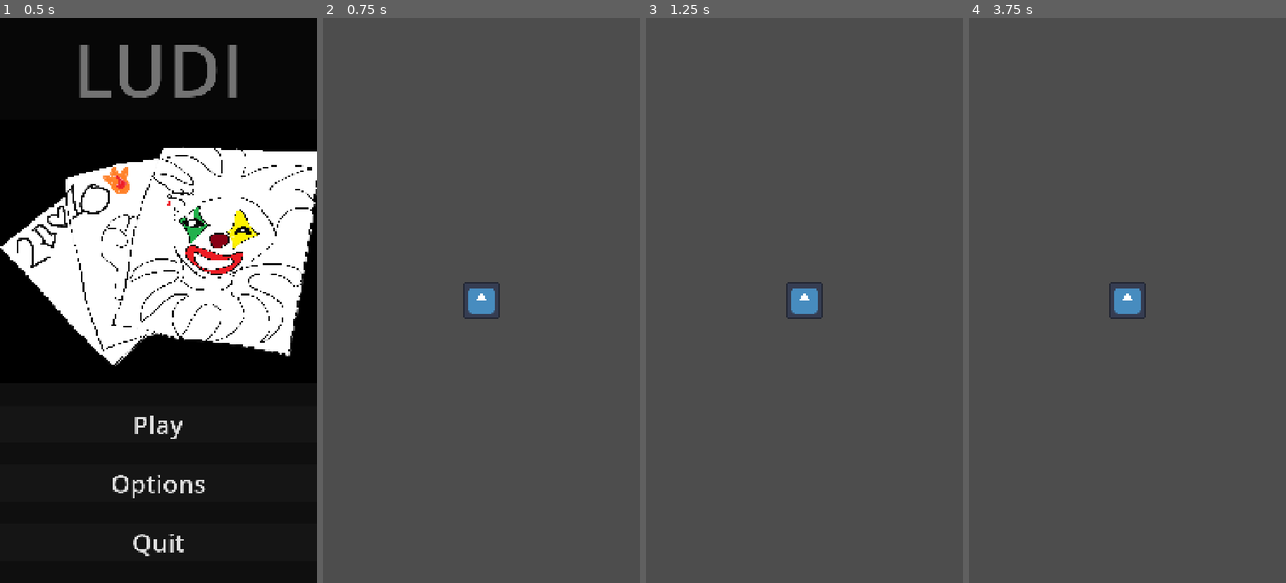
Above: before the commit, frames 1-4 (left to right).
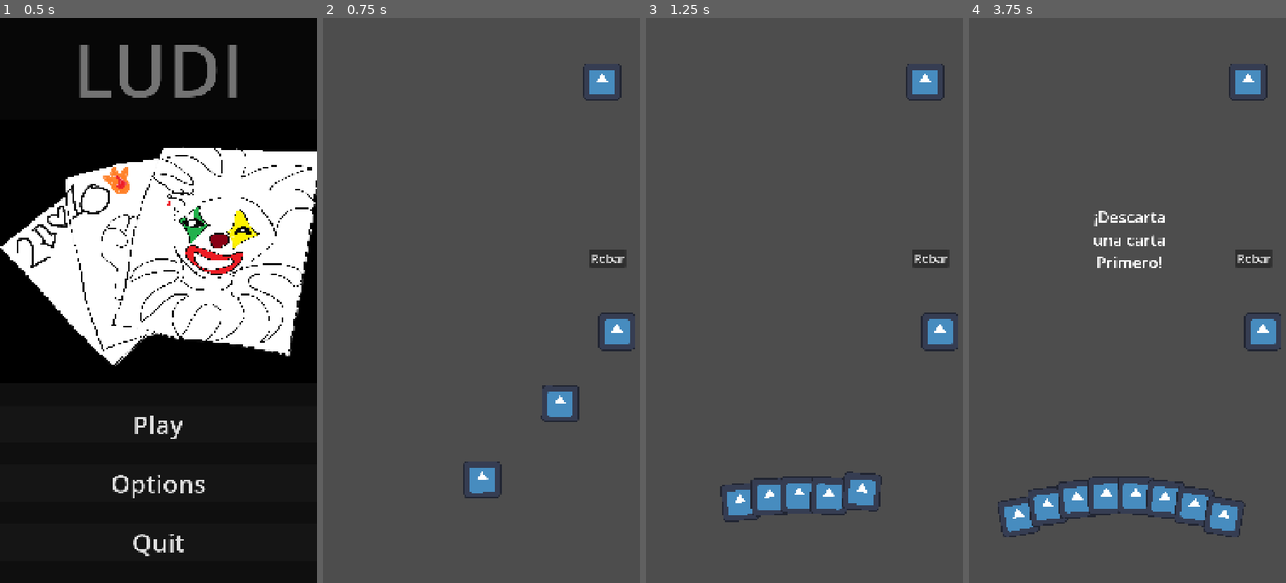
Above: after the commit, the same moments.

Repository: Marckycat/game-small-ludi-
Game: Godot game, scene res://Escenas/MainMenu.tscn
Same seed, same stepped clock (60 frames per second), same inputs: the game is played once before the commit and once after it. The engine's default icon, where the game draws it, is replaced by a stand-in: a white triangle on a blue panel in a dark square.
Inputs (mouse positions are in pixels of both pictures, inside the frame that each line leads up to):
- Up to frame 1 (0.5 s): no input
- Up to frame 2 (0.75 s): click "Play" at 0.5 s
- Up to frame 3 (1.25 s): no input
- Up to frame 4 (3.75 s): click (1254, 260) at 1.25 s, where only the run after the commit has a clickable "Robar"; click (1254, 260) at 2 s, where only the run after the commit has a clickable "Robar"; click (1254, 260) at 2.75 s, where only the run after the commit has a clickable "Robar"; tap Enter at 3.5 s; move the mouse to (1127, 300) at 3.52 s; click (1127, 300) at 3.67 s

Frame 1 is identical in both runs. In frame 2, 2.6% of the frame differs, in the area x 44-99%, y 8-85%; in frame 3, 3.8%; in frame 4, 5.6%, in the area x 9-99%, y 8-92%.

Commit message:
Avance del juego

Diff:
--- a/Escenas/Test_gameplay.tscn
+++ b/Escenas/Test_gameplay.tscn
@@ -1,14 +1,80 @@
 [gd_scene format=3 uid="uid://cypjfggj3iyct"]
 
 [ext_resource type="PackedScene" uid="uid://xcg445254h8b" path="res://Assets/Prefabs/prueba_carta.tscn" id="1_n3j30"]
+[ext_resource type="Script" uid="uid://b0kptk3yamqm0" path="res://Scripts/Mano.gd" id="2_2cku3"]
 [ext_resource type="PackedScene" uid="uid://bc7jx4mtxw6si" path="res://Escenas/MenuPause.tscn" id="2_n3j30"]
+[ext_resource type="Texture2D" uid="uid://bsukmlwqsngsh" path="res://icon.svg" id="4_7tuo2"]
+
+[sub_resource type="RectangleShape2D" id="RectangleShape2D_bhunq"]
+size = Vector2(222, 242.25)
 
 [node name="Test_gameplay" type="Node2D" unique_id=431069004]
 
-[node name="PruebaCarta" parent="." unique_id=2063196927 instance=ExtResource("1_n3j30")]
-
-[node name="Camera2D" type="Camera2D" parent="." unique_id=1364219559]
-
 [node name="CanvasLayer" type="CanvasLayer" parent="." unique_id=761567368]
 
-[node name="Control" parent="CanvasLayer" unique_id=265147486 instance=ExtResource("2_n3j30")]
+[node name="MenuPause" parent="CanvasLayer" unique_id=265147486 instance=ExtResource("2_n3j30")]
+
+[node name="Robar" type="Button" parent="CanvasLayer" unique_id=1363997475]
+anchors_preset = 8
+anchor_left = 0.5
+anchor_top = 0.5
+anchor_right = 0.5
+anchor_bottom = 0.5
+offset_left = 403.0
+offset_top = -158.0
+offset_right = 458.0
+offset_bottom = -127.0
+grow_horizontal = 2
+grow_vertical = 2
+size_flags_horizontal = 4
+size_flags_vertical = 4
+theme_override_font_sizes/font_size = 40
+text = "Robar"
+
+[node name="Label" type="Label" parent="CanvasLayer" unique_id=1480998546]
+visible = false
+anchors_preset = -1
+anchor_left = 0.34444445
+anchor_top = 0.29270834
+anchor_right = 0.66851854
+anchor_bottom = 0.49166667
+grow_horizontal = 2
+grow_vertical = 2
+size_flags_horizontal = 4
+theme_override_font_sizes/font_size = 54
+text = "¡Descarta una carta Primero!"
+horizontal_alignment = 1
+vertical_alignment = 1
+autowrap_mode = 2
+metadata/_edit_use_anchors_ = true
+
+[node name="Mano" type="Node2D" parent="." unique_id=214251238 node_paths=PackedStringArray("punto_mazo", "zona_descarte", "boton_robar", "mensaje_label")]
+position = Vector2(518, 1622)
+script = ExtResource("2_2cku3")
+carta_escena = ExtResource("1_n3j30")
+punto_mazo = NodePath("../Mazo")
+zona_descarte = NodePath("../ZonaDescarte")
+separacion = 100.0
+boton_robar = NodePath("../CanvasLayer/Robar")
+mensaje_label = NodePath("../CanvasLayer/Label")
+
+[node name="Mazo" type="Marker2D" parent="." unique_id=158885100]
+position = Vector2(995, 1067)
+
+[node name="Sprite2D" type="Sprite2D" parent="Mazo" unique_id=2104904724]
+position = Vector2(6, -1)
+texture = ExtResource("4_7tuo2")
+
+[node name="PruebaCarta" parent="." unique_id=2063196927 instance=ExtResource("1_n3j30")]
+visible = false
+position = Vector2(0, 790)
+
+[node name="ZonaDescarte" type="Area2D" parent="." unique_id=1740961862]
+position = Vector2(951, 217)
+
+[node name="CollisionShape2D" type="CollisionShape2D" parent="ZonaDescarte" unique_id=1199466609]
+position = Vector2(0, 5)
+shape = SubResource("RectangleShape2D_bhunq")
+
+[node name="Sprite2D" type="Sprite2D" parent="ZonaDescarte" unique_id=1116403807]
+texture = ExtResource("4_7tuo2")
--- /dev/null
+++ b/Scripts/Mano.gd
@@ -0,0 +1,96 @@
+extends Node2D
+
+@export var carta_escena: PackedScene
+@export var punto_mazo: Marker2D
+@export var zona_descarte: Area2D
+@export var inicial := 5
+@export var maximo := 7
+@export var separacion := 140.0
+@export var boton_robar: Button
+@export var mensaje_label: Label
+@export var tiempo_visible := 1.0
+@export var tiempo_fade := 0.6
+
+
+var cartas: Array = []
+var debe_descartar := false
+var tween_mensaje: Tween
+
+
+func _ready():
+	boton_robar.pressed.connect(robar)
+	for i in inicial:
+		robar()
+		await get_tree().create_timer(0.12).timeout
+
+
+func robar():
+	if debe_descartar:
+		mostrar_aviso()
+		return
+	var c = carta_escena.instantiate()
+	add_child(c)
+	c.mano = self
+	c.global_position = punto_mazo.global_position
+	cartas.append(c)
+	if cartas.size() > maximo:
+		debe_descartar = true
+	acomodar()
+
+
+func acomodar(ignorar = null):
+	var n = cartas.size()
+	for i in n:
+		var c = cartas[i]
+		if c == ignorar:
+			continue
+		var t = i - (n - 1) / 2.0
+		c.z_index = i
+		c.mover_a(global_position + Vector2(t * separacion, t * t * 6), t * 0.05)
+
+
+func actualizar_arrastre(carta):
+	if carta.get_overlapping_areas().has(zona_descarte):
+		return
+	var n = cartas.size()
+	var mejor := 0
+	var mejor_dist := INF
+	for i in n:
+		var t = i - (n - 1) / 2.0
+		var x = global_position.x + t * separacion
+		var d = abs(carta.global_position.x - x)
+		if d < mejor_dist:
+			mejor_dist = d
+			mejor = i
+		if cartas.find(carta) != mejor:
+			cartas.erase(carta)
+			cartas.insert(mejor, carta)
+			acomodar(carta)
+
+
+func soltar_carta(carta):
+	if carta.get_overlapping_areas().has(zona_descarte):
+		descartar(carta)
+		return
+	acomodar()
+
+
+func descartar(carta):
+	cartas.erase(carta)
+	carta.input_pickable = false
+	var t = create_tween()
+	t.tween_property(carta, "global_position", zona_descarte.global_position, 0.2)
+	t.tween_callback(carta.queue_free)
+	debe_descartar = cartas.size() > maximo
+	acomodar()
+
+
+func mostrar_aviso():
+	if tween_mensaje:
+		tween_mensaje.kill()
+	mensaje_label.visible = true
+	mensaje_label.modulate.a = 1.0
+	tween_mensaje = create_tween()
+	tween_mensaje.tween_interval(tiempo_visible)
+	tween_mensaje.tween_property(mensaje_label, "modulate:a", 0.0, tiempo_fade)
+	tween_mensaje.tween_callback(func(): mensaje_label.visible = false)
--- a/Scripts/MoveObject.gd
+++ b/Scripts/MoveObject.gd
@@ -1,27 +1,39 @@
 extends Area2D
 
+var mano
 var arrastrando := false
 var offset := Vector2.ZERO
-var pos_inicial: Vector2
+var tween: Tween
 
-func _ready():
-	pos_inicial = global_position
+
+func mover_a(pos: Vector2, rot: float = 0.0, dur: float = 0.2):
+	if tween:
+		tween.kill()
+	tween = create_tween().set_parallel(true)
+	tween.tween_property(self, "global_position", pos, dur)\
+	.set_trans(Tween.TRANS_QUAD).set_ease(Tween.EASE_OUT)
+	tween.tween_property(self, "rotation", rot, dur)
+
 
 func _input_event(viewport, event, shape_idx):
 	if event is InputEventMouseButton and event.button_index == MOUSE_BUTTON_LEFT and event.pressed:
+		if tween:
+			tween.kill()
 		arrastrando = true
+		z_index = 100
+		rotation =  0
 		offset = global_position - get_global_mouse_position()
 		get_viewport().set_input_as_handled()
+
 
 func _input(event):
 	if not arrastrando:
 		return
 	if event is InputEventMouseMotion:
 		global_position = get_global_mouse_position() + offset
+		if mano:
+			mano.actualizar_arrastre(self)
 	elif event is InputEventMouseButton and event.button_index == MOUSE_BUTTON_LEFT and not event.pressed:
-		soltar()
-
-func soltar():
-	arrastrando = false
-	var t = create_tween()
-	t.tween_property(self, "global_position", pos_inicial, 0.25)
+		arrastrando = false
+		if mano:
+			mano.soltar_carta(self)
--- a/project.godot
+++ b/project.godot
@@ -22,7 +22,6 @@
 window/size/window_width_override=1280
 window/size/window_height_override=720
 window/stretch/mode="canvas_items"
-window/stretch/aspect="expand"
 
 [input]
 
@@ -40,6 +39,7 @@
 [physics]
 
 3d/physics_engine="Jolt Physics"
+common/physics_interpolation=true
 
 [rendering]
 
Not shown, added: Scripts/Mano.gd.uid
